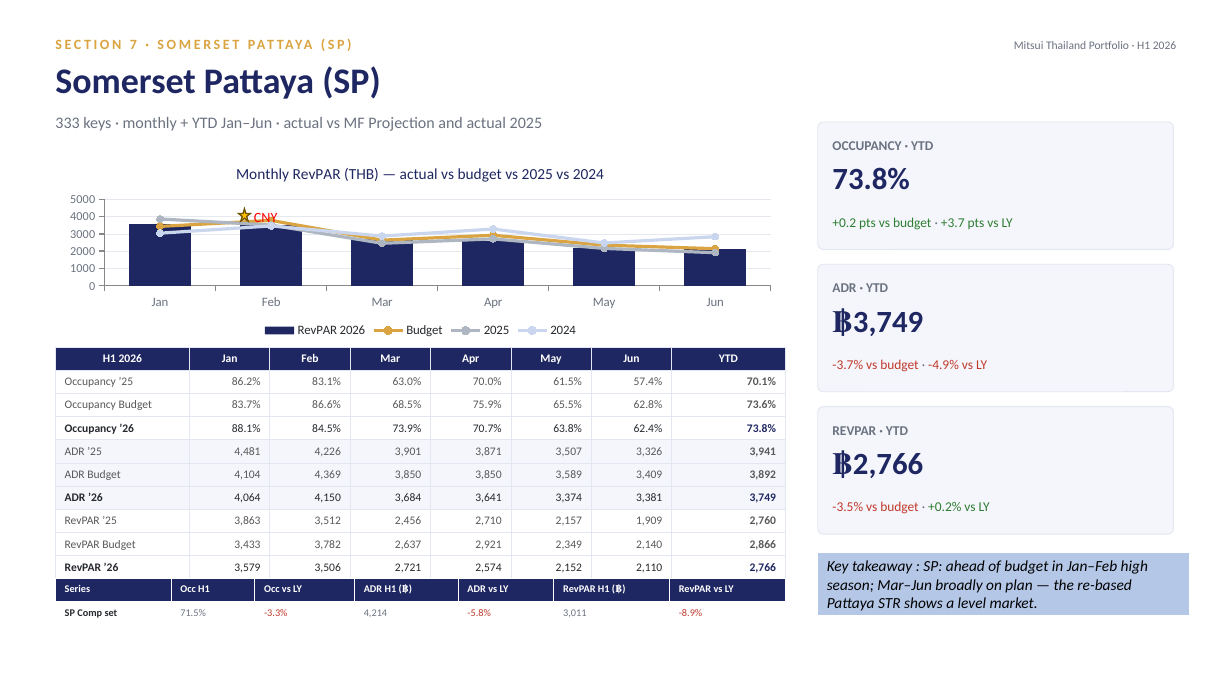
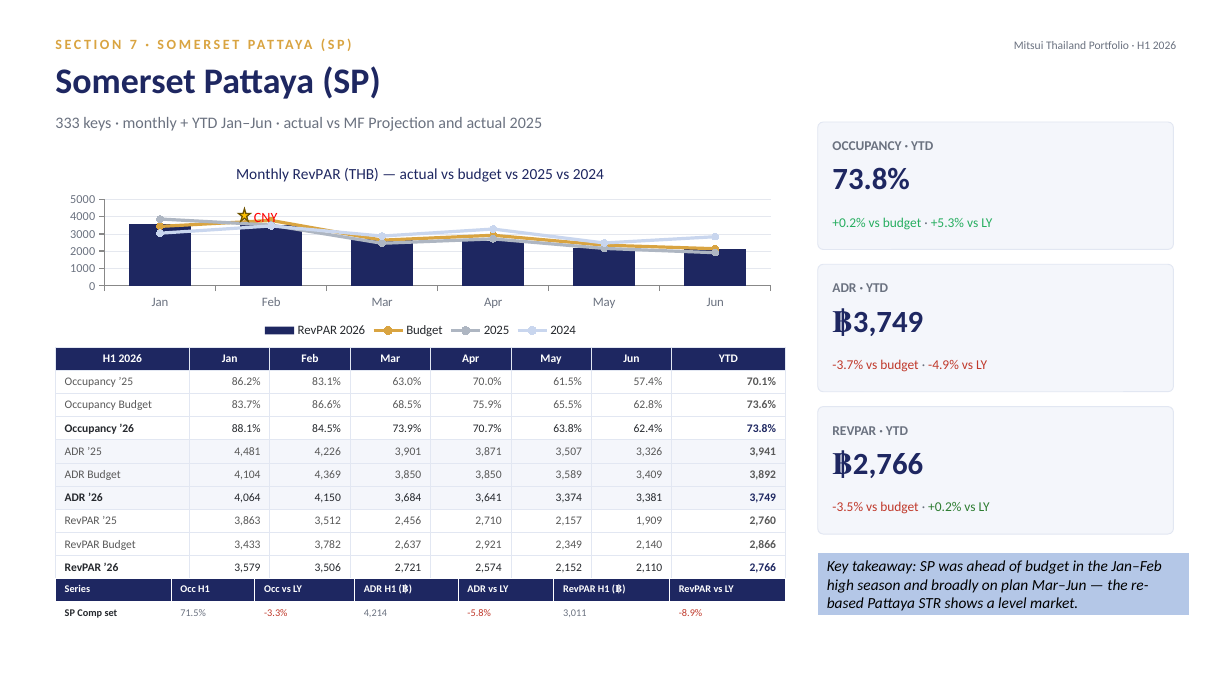
Before and after one commit to Chavin2543/mae-workspace, a slide deck: slide 31 of output/Portfolio_Performance_Report_H1-2026.pptx. Drawn at 1232x693 pixels with LibreOffice and Linux fonts; fonts in the diff are those of the drawing. Boxes give left, top, right and bottom in pixels: in the first picture for what was removed or moved away, otherwise in the second. Text is boxed around its words. In the diff, an @@ line names an element or a change of style, - is before the commit and + after.

```diff
--- a/output/Portfolio_Performance_Report_H1-2026.pptx
+++ b/output/Portfolio_Performance_Report_H1-2026.pptx
@@ text at <box>832,217,992,230</box>: text changed; text colour #2E7D32 to #27AE60 @@
-+0.2 pts vs budget · +3.7 pts vs LY
++0.2% vs budget · +5.3% vs LY
@@ text in rectangle at <box>827,560,1161,611</box>: text changed @@
-Key takeaway : SP: ahead of budget in Jan–Feb high season; Mar–Jun broadly on plan — the re-based Pattaya STR shows a level market.
+Key takeaway: SP was ahead of budget in the Jan–Feb high season and broadly on plan Mar–Jun — the re-based Pattaya STR shows a level market.
```
Also in this commit, not shown: 14 other slides changed.
